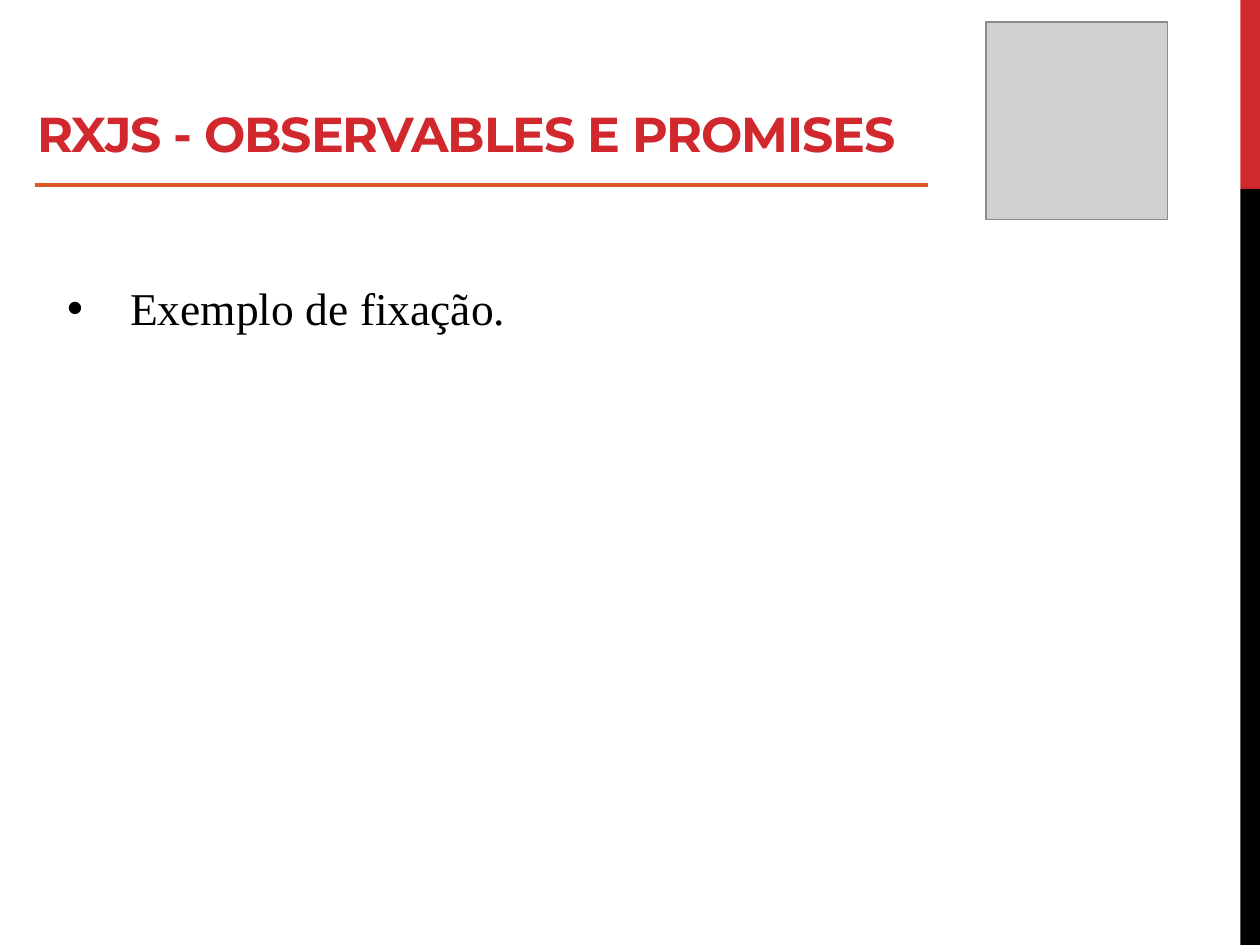
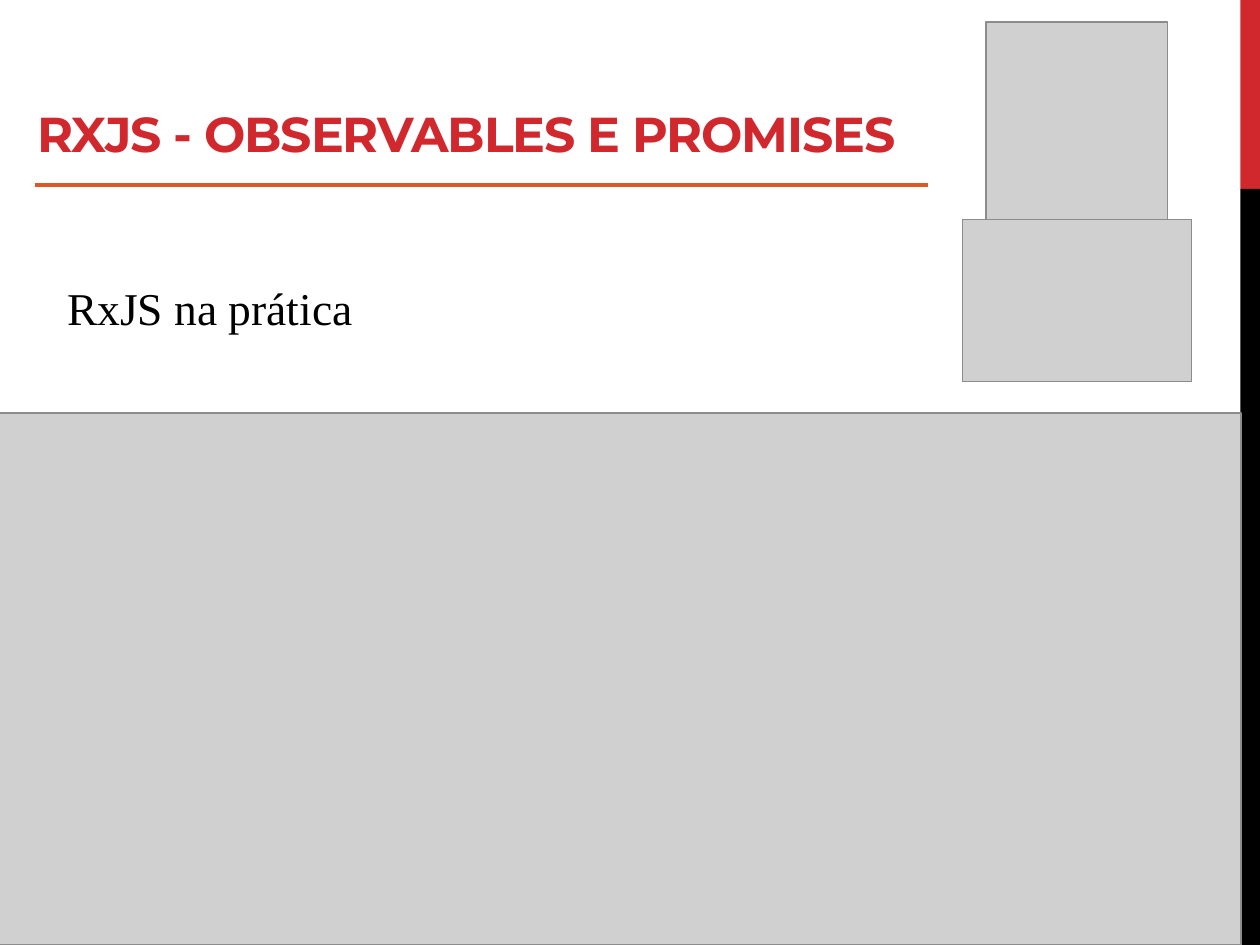
Before and after one commit to roney-amorim/workshop-angular, a slide deck: slide 11 of Módulo 2/Modulo 2.pptx. Drawn at 1260x945 pixels with LibreOffice and Linux fonts; fonts in the diff are those of the drawing; grey boxes stand for pictures. Boxes give left, top, right and bottom in pixels: in the first picture for what was removed or moved away, otherwise in the second. Text is boxed around its words. In the diff, an @@ line names an element or a change of style, - is before the commit and + after.

```diff
--- a/Módulo 2/Modulo 2.pptx
+++ b/Módulo 2/Modulo 2.pptx
@@ picture added at (x1=963, y1=219, x2=1192, y2=381) @@
@@ text at (x1=67, y1=293, x2=353, y2=334): text changed @@
-• Exemplo de fixação.
+RxJS na prática
@@ picture added at (x1=0, y1=413, x2=1242, y2=945) @@
```
Also in this commit, not shown: 15 other slides changed, 2 slides added, 2 slides removed, 7 other files.
